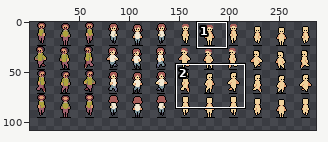
File history of a pixel-art file, ART/Jacson/Sprites/NPCs.aseprite. The first picture is a wide view before the edit; the outline marks the close-up.
Close-up. The starting point:
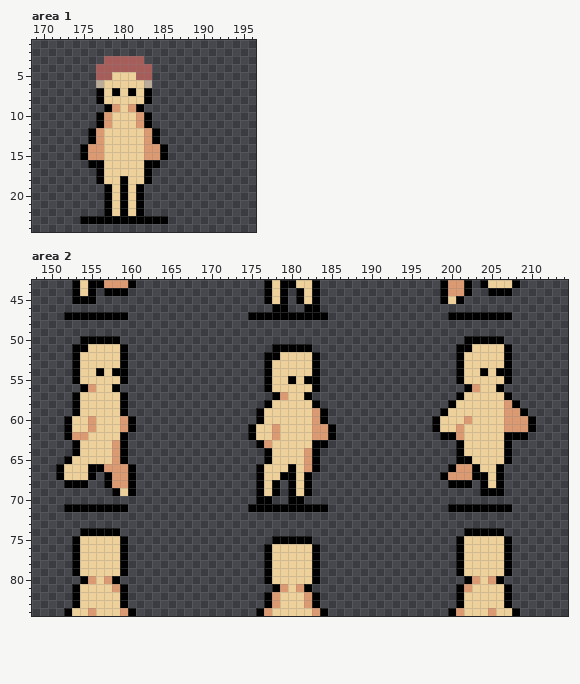
288x192 pixels, 1 frame. Shown: area 1: x 169..196, y 1..24; area 2: x 148..214, y 43..84. The wide view leaves out empty margins. The commit also changed other parts of the picture, which this record leaves out.
After the commit:
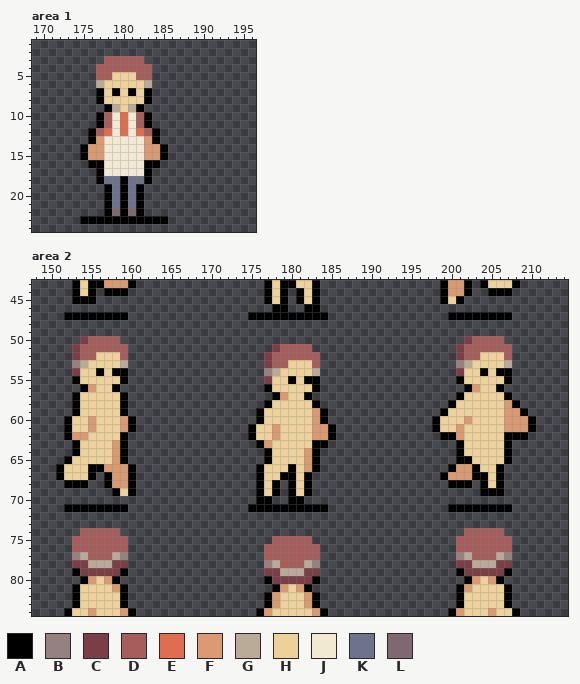
Palette (. is transparent): A #000000  B #95827f  C #7b3e46  D #a75d59  E #e16d50  F #dc9a72  G #baab99  H #eed09b  J #f2e9d3  K #6d738d  L #806873
Diff:
Area 1, layer "Clothing":
The edit turns colour F into colour D in rows 10 to 11 at x 178 and 182; in row 12 at x 177 and 183.
The edit turns colour H into colour E in rows 10 to 11 at x 180; in row 12 at x 178, 180 and 182.
The edit turns colour F into colour G in row 9 at x 179 and 181.
The edit turns colour H into colour J in rows 10 to 12 at x 179 and 181; in rows 13 to 17 at x 178 to 182.
The edit turns colour H into colour K in row 18 at x 178 to 179 and 181 to 182; in rows 19 to 21 at x 179 and 181.
The edit turns colour H into colour L in row 22 at x 179 and 181.
Area 2, layer "Hair":
The edit turns colour A into colour B in row 53 at x 153 and 201; in row 54 at x 177; in row 77 at x 153, 159, 201 and 207; in row 78 at x 177 and 183.
The edit turns colour A into colour C in row 50 at x 154 and 202; in row 51 at x 153, 178 and 201; in row 52 at x 153, 177 and 201; in row 53 at x 177; in row 54 at x 153 and 201; in row 55 at x 177.
The edit turns colour A into colour C in row 78 at x 153, 159, 201 and 207; in row 79 at x 177 and 183.
The edit turns colour H into colour C in row 78 at x 154, 158, 202 and 206; in row 79 at x 154 to 158, 178, 182 and 202 to 206; in row 80 at x 178 to 182.
The edit turns colour A into colour D in row 50 at x 155 to 158 and 203 to 206; in row 51 at x 154, 159, 179 to 182, 202 and 207; in row 52 at x 159, 178, 183 and 207; in row 53 at x 183; in row 74 at x 154 to 158 and 202 to 206; in row 75 at x 153, 159, 178 to 182, 201 and 207.
The edit turns colour A into colour D in row 76 at x 153, 159, 177, 183, 201 and 207; in row 77 at x 177 and 183.
The edit turns colour H into colour D in row 51 at x 155 to 158 and 203 to 206; in row 52 at x 154 to 155, 179 to 182 and 202 to 203; in row 53 at x 178 to 179; in row 75 at x 154 to 158 and 202 to 206; in row 76 at x 154 to 158, 178 to 182 and 202 to 206; in row 77 at x 155 to 157, 178 to 182 and 203 to 205.
The edit turns colour H into colour D in row 78 at x 179 to 181.
The edit turns colour A into colour G in row 53 at x 159 and 207; in row 54 at x 183.
The edit turns colour H into colour G in row 53 at x 154 and 202; in row 54 at x 178; in row 77 at x 154, 158, 202 and 206; in row 78 at x 155 to 157, 178, 182 and 203 to 205; in row 79 at x 179 to 181.
Pixel boxes of the changes (left, top, right, bottom) in both close-ups:
changed: (96, 104, 152, 216)
changed: (72, 336, 128, 376)
changed: (456, 336, 512, 376)
changed: (264, 344, 320, 384)
changed: (72, 528, 128, 576)
changed: (456, 528, 512, 576)
changed: (264, 536, 320, 584)
